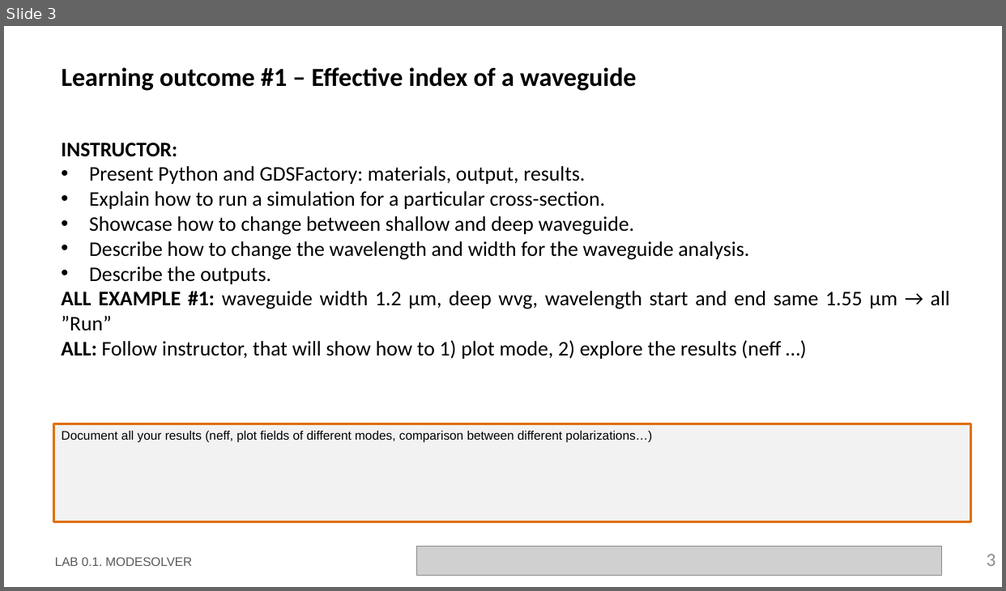
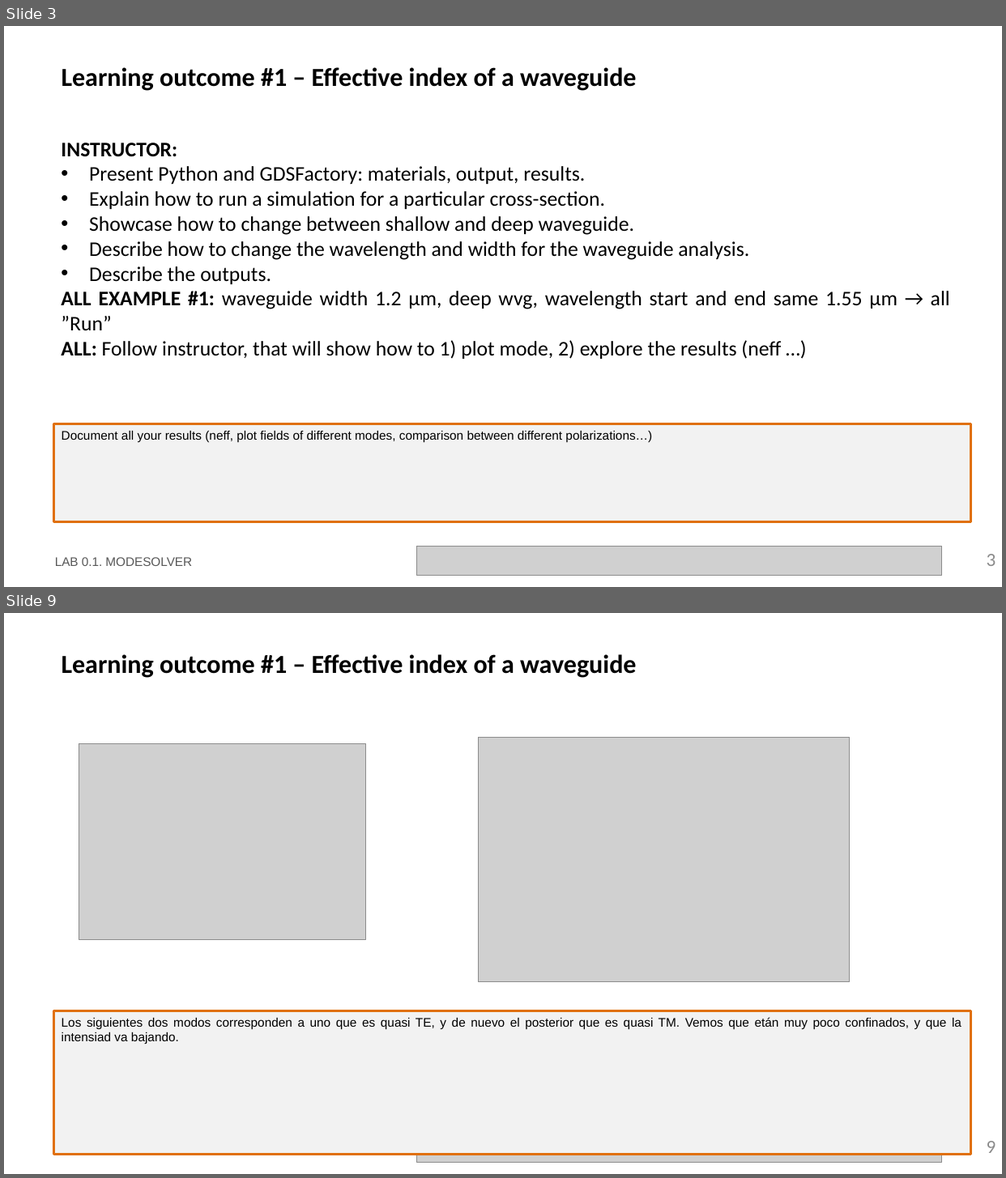
Before and after one commit to RobertoFernandezSevilla/pic-upv-lab0, a slide deck: LabBook_010.pptx. Shown one above the other, each under a label of ours: slide 3 before the commit, slides 3 and 9 after it; the slides between them are not shown. The pictures are 1006x591 and 1006x1178 pixels, drawn with LibreOffice and Linux fonts; fonts in the diff are those of the drawing; grey boxes stand for pictures; background and template pictures are left out. Boxes give left, top, right and bottom in pixels: in the first picture for what was removed or moved away, otherwise in the second. Text is boxed around its words. In the diff, an @@ line names an element or a change of style, - is before the commit and + after.

```diff
--- a/LabBook_010.pptx
+++ b/LabBook_010.pptx
@@ slide 9 added at box(4, 613, 1002, 1174), background #FFFFFF @@
@@ title added at box(62, 654, 636, 678), 25 pt, text #000000, bold @@
+Learning outcome #1 – Effective index of a waveguide
@@ picture added at box(79, 744, 365, 939) @@
@@ picture added at box(478, 738, 849, 982) @@
@@ rectangle added at box(54, 1012, 971, 1155), fill #F2F2F2, outline #E0700D 2.25 pt, 12 pt, text #000000 @@
+Los siguientes dos modos corresponden a uno que es quasi TE, y de nuevo el posterior que es quasi TM. Vemos que etán muy poco confinados, y que la intensiad va bajando.
@@ picture added at box(417, 1133, 942, 1163) @@
@@ page number added at box(987, 1141, 996, 1153), 18 pt, text #8C8C8C @@
+9
@@ text added at box(55, 1153, 192, 1156), 12 pt, text #585858 @@
+LAB 0.1. MODESOLVER
```
Also in this commit, not shown: 5 other slides added, 3 other files.
